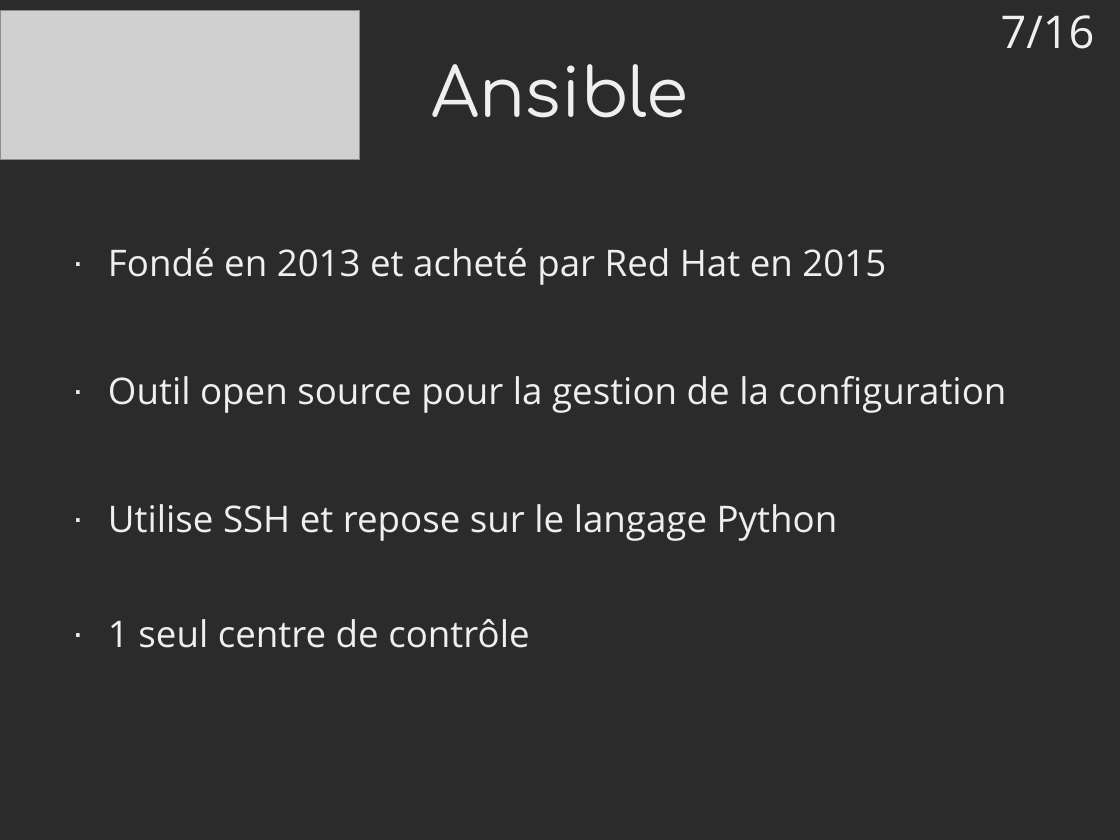
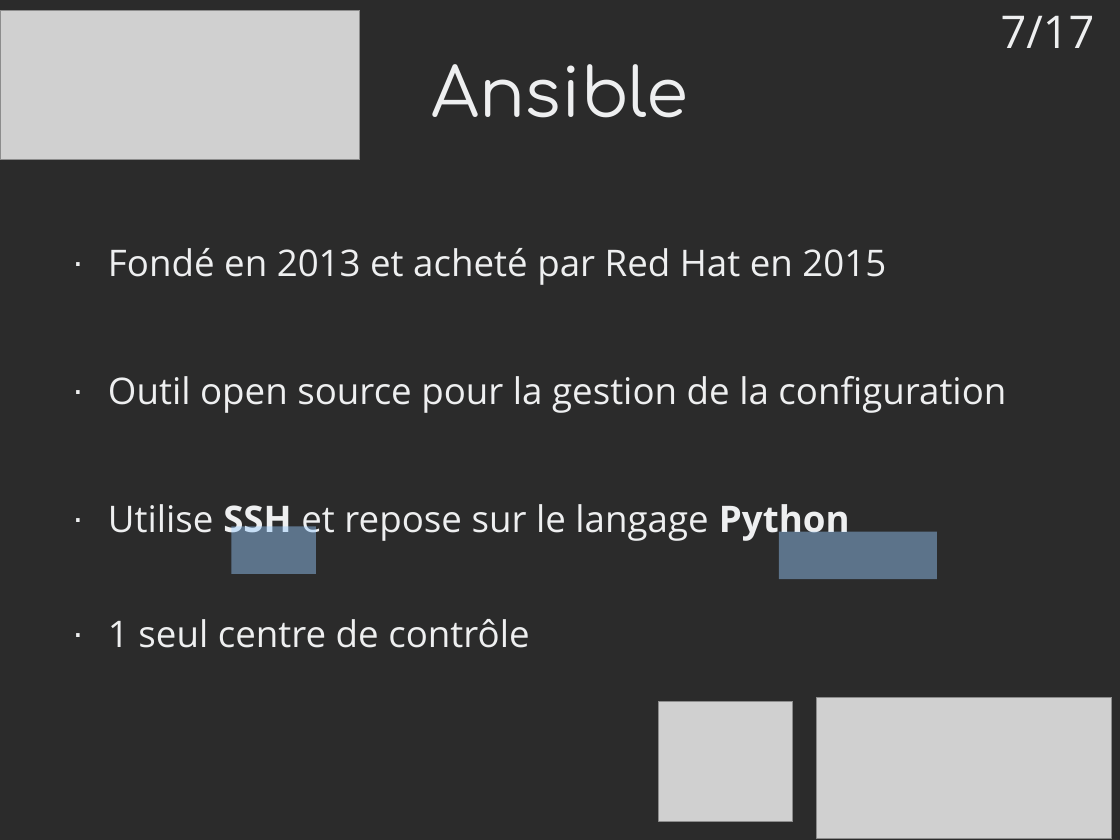
Before and after one commit to mrwormo/rapport_de_stage, a slide deck: slide 7 of files/prez.odp. Drawn at 1120x840 pixels with LibreOffice and Linux fonts; fonts in the diff are those of the drawing; grey boxes stand for pictures; background and template pictures are left out; a plain dark background stands for a picture behind light text. Boxes give left, top, right and bottom in pixels: in the first picture for what was removed or moved away, otherwise in the second. Text is boxed around its words. In the diff, an @@ line names an element or a change of style, - is before the commit and + after.

```diff
--- a/files/prez.odp
+++ b/files/prez.odp
@@ text at <box>1001,15,1095,48</box>: text changed @@
-7/16
+7/17
@@ text at <box>108,499,850,543</box>: bold on in "SSH Python" @@
@@ rectangle added at <box>232,526,316,574</box>, fill #99CCFF at 45% opacity @@
@@ rectangle added at <box>780,532,938,579</box>, fill #99CCFF at 45% opacity @@
@@ picture added at <box>660,701,794,821</box> @@
@@ picture added at <box>816,697,1112,838</box> @@
```
Also in this commit, not shown: 13 other slides changed, 2 slides added, 3 slides removed, 2 other files.
